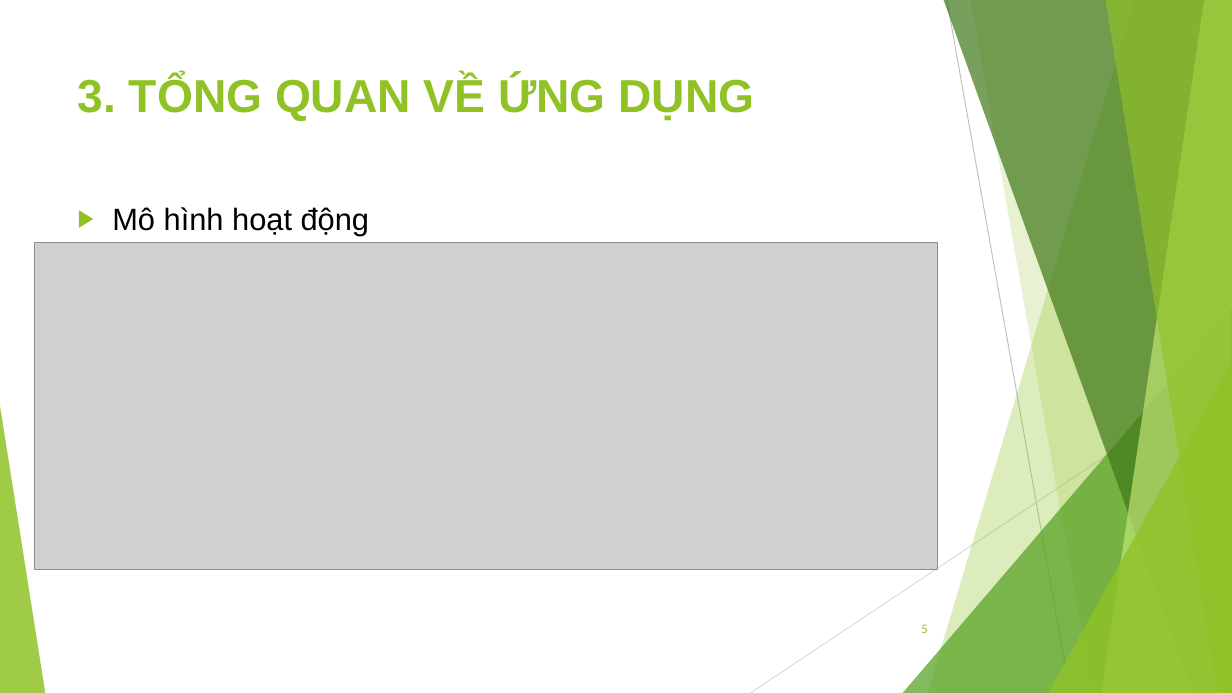
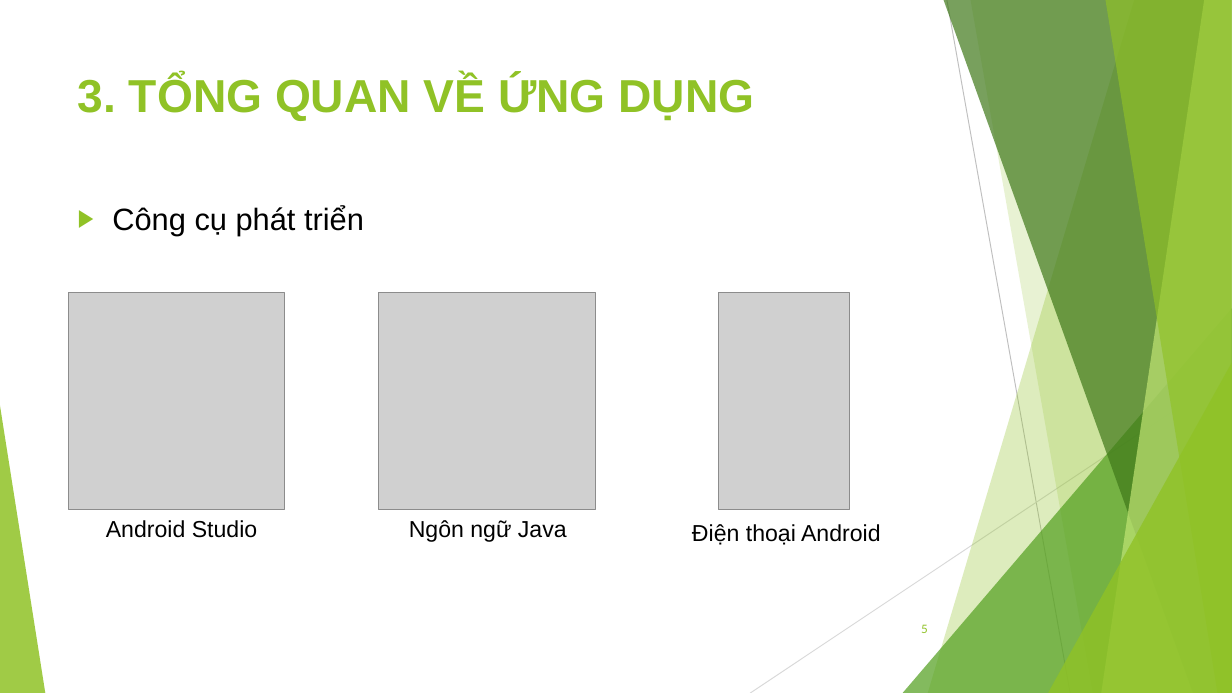
Before and after one commit to jangkyavn/BuiHoangAnh_1412101114, a slide deck: slide 5 of pp_BuiHoangAnh_1412101114.pptx. Drawn at 1232x693 pixels with LibreOffice and Linux fonts; fonts in the diff are those of the drawing; grey boxes stand for pictures. Boxes give left, top, right and bottom in pixels: in the first picture for what was removed or moved away, otherwise in the second. Text is boxed around its words. In the diff, an @@ line names an element or a change of style, - is before the commit and + after.

```diff
--- a/pp_BuiHoangAnh_1412101114.pptx
+++ b/pp_BuiHoangAnh_1412101114.pptx
@@ text at [112, 206, 364, 236]: text changed @@
-▶ Mô hình hoạt động
+▶ Công cụ phát triển
@@ picture removed at [35, 243, 937, 570] @@
@@ picture added at [68, 293, 285, 509] @@
@@ picture added at [379, 293, 595, 509] @@
@@ picture added at [718, 293, 849, 509] @@
@@ text added at [106, 520, 257, 538], 18 pt, text #000000 @@
+Android Studio
@@ text added at [409, 520, 567, 542], 18 pt, text #000000 @@
+Ngôn ngữ Java
@@ text added at [692, 524, 881, 545], 18 pt, text #000000 @@
+Điện thoại Android
```
Also in this commit, not shown: 6 other slides changed, 1 slide added, 2 other files.
